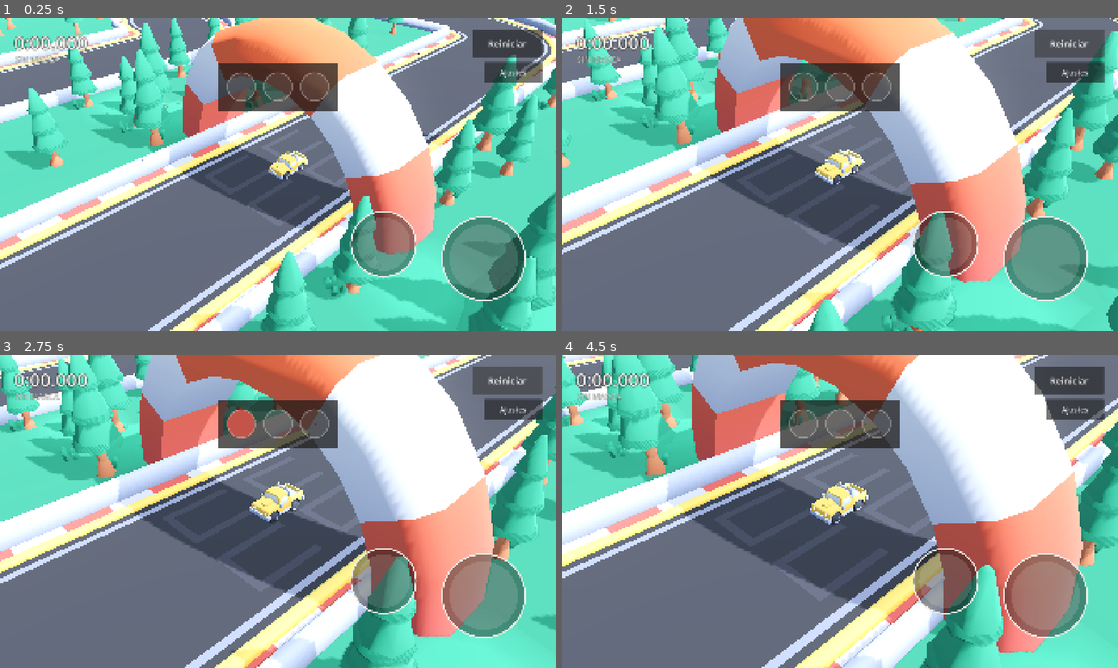
Above: before the commit, frames 1-4 (two rows, left to right).
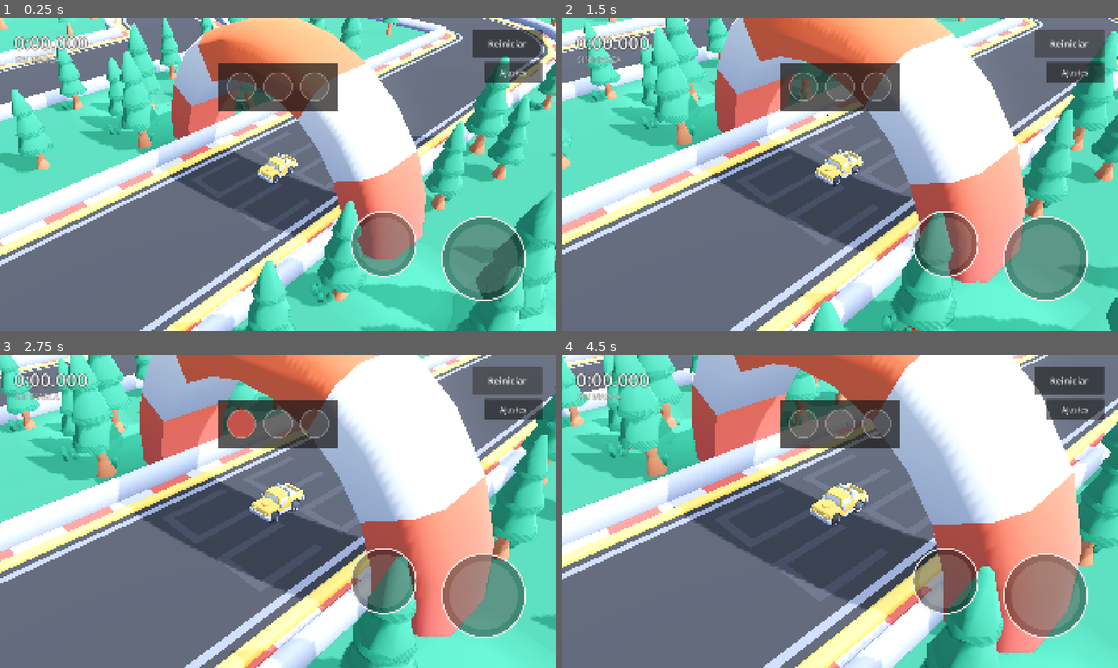
Above: after the commit, the same moments.

Repository: msalejandrojose/core
Game: Godot game, scene res://scenes/main.tscn
The game is run twice, just before and just after one commit, with the same random seed, the same clock (stepped at 60 frames per second) and the same inputs.
Inputs (mouse positions are in pixels of both pictures, inside the frame that each line leads up to):
- Up to frame 1 (0.25 s): no input
- Up to frame 2 (1.5 s): click "Reiniciar" at 0.5 s; click "Reiniciar" at 1.25 s
- Up to frame 3 (2.75 s): click "Reiniciar" at 2 s
- Up to frame 4 (4.5 s): tap Enter at 2.75 s; move the mouse to (962, 495) at 2.77 s; hold D (right) 2.78-3.5 s; tap R at 2.85, 4.35 s; click (962, 495) at 2.92 s; drag from (728, 527) to (812, 574) at 3.52 s; move the mouse to (895, 442) at 4.27 s; hold D (right) from 4.28 s (still down)

The runs differ from the first frame. In frame 1, 34% of the frame differs, in the area x 0-100%, y 0-100%; in frame 2, 2.7%; in frame 3, 0.2%; in frame 4, 2.7%.

Commit message:
fix(racing): el coche se caia por el borde del mundo en los circuitos nuevos
Las piezas de decoracion son solo malla: quien sostiene al coche fuera del
asfalto es el plano de colision de la escena, que venia fijo a 60x60 desde el
kit. Daba de sobra para el circuito original, pero el nevado llega a x=-41 y
la herradura a z=34, asi que en cuanto te salias de la pista en media parte
del escenario no habia suelo debajo. Ahora TrackBuilder lo ajusta al circuito
construido, margen de decoracion incluido.

Y al cambiar de circuito la camara viajaba suavizando desde el circuito
anterior — el coche SI aparecia en la meta (verificado, distancia 0.000), pero
durante un segundo la camara ensenaba otro sitio y parecia que la salida no
estaba donde toca. Ahora salta.

Los dos casos quedan cubiertos: que el suelo cubra todo el escenario de cada
trazado, y que la camara aterrice en la meta al cambiar de circuito.

Suite: 153 comprobaciones.

Co-Authored-By: Claude Opus 5 <noreply@anthropic.com>

Diff:
--- a/apps/game/scripts/race/race_director.gd
+++ b/apps/game/scripts/race/race_director.gd
@@ -29,10 +29,12 @@
 @export var vehicle_path: NodePath = ^"../Vehicle"
 @export var lap_timer_path: NodePath = ^"../LapTimer"
 @export var track_builder_path: NodePath = ^"../TrackBuilder"
+@export var view_path: NodePath = ^"../View"
 
 var vehicle: Vehicle
 var lap_timer: LapTimer
 var track_builder: TrackBuilder
+var view: Node3D
 
 var counting_down: bool = false
 var _countdown_elapsed: float = 0.0
@@ -43,6 +45,7 @@
 	vehicle = get_node(vehicle_path)
 	lap_timer = get_node(lap_timer_path)
 	track_builder = get_node(track_builder_path)
+	view = get_node(view_path)
 
 	lap_timer.sector_completed.connect(_on_sector_completed)
 	lap_timer.lap_completed.connect(_on_lap_completed)
@@ -127,6 +130,7 @@
 	vehicle.position = track_builder.start_position
 	vehicle.reset_to_start(track_builder.start_yaw + (PI if GameSettings.reverse else 0.0))
 	lap_timer.set_reversed(GameSettings.reverse)
+	view.snap()
 	VehicleInput.release()
 	begin_countdown()
 	restarted.emit()
--- a/apps/game/scripts/track/track_builder.gd
+++ b/apps/game/scripts/track/track_builder.gd
@@ -32,10 +32,12 @@
 @export var grid_map_path: NodePath = ^"../GridMap"
 @export var world_environment_path: NodePath = ^"../Environment"
 @export var sun_path: NodePath = ^"../Sun"
+@export var ground_shape_path: NodePath = ^"../Plane/CollisionShape3D"
 
 var grid_map: GridMap
 var world_environment: WorldEnvironment
 var sun: DirectionalLight3D
+var ground_shape: CollisionShape3D
 
 ## La librería y el entorno tal cual venían: son la base de la que se derivan
 ## los temas, así que hay que guardarlas antes de sustituir nada.
@@ -51,6 +53,7 @@
 	grid_map = get_node(grid_map_path)
 	world_environment = get_node(world_environment_path)
 	sun = get_node(sun_path)
+	ground_shape = get_node(ground_shape_path)
 
 	_base_library = grid_map.mesh_library
 	_base_environment = world_environment.environment
@@ -69,6 +72,7 @@
 		_place_track(cell, into, out, i == 0)
 
 	_place_decorations(layout)
+	_fit_ground(layout)
 
 	var checkpoints := _place_checkpoints(layout)
 
@@ -163,6 +167,36 @@
 					ROT_NONE)
 
 
+## Ajusta el suelo con colisión al circuito construido.
+##
+## Las piezas de decoración son solo malla: quien sostiene al coche fuera del
+## asfalto es este plano. Venía fijo a 60x60 desde el kit, que daba de sobra
+## para el circuito original pero no para los nuevos — el nevado llega a x=-41
+## y la herradura a z=34, así que el coche se caía por el borde del mundo en
+## cuanto se salía de la pista.
+func _fit_ground(layout: TrackCatalog.Layout) -> void:
+	var box := ground_shape.shape as BoxShape3D
+	if box == null:
+		return
+
+	var low := layout.path[0]
+	var high := layout.path[0]
+	for cell in layout.path:
+		low = Vector2i(mini(low.x, cell.x), mini(low.y, cell.y))
+		high = Vector2i(maxi(high.x, cell.x), maxi(high.y, cell.y))
+
+	low -= Vector2i(DECORATION_MARGIN, DECORATION_MARGIN)
+	high += Vector2i(DECORATION_MARGIN, DECORATION_MARGIN)
+
+	# Media celda a cada lado: los centros no llegan al borde de su propia pieza.
+	var half := (cell_center(Vector2i(1, 0)) - cell_center(Vector2i(0, 0))).x * 0.5
+	var from := cell_center(low) - Vector3(half, 0, half)
+	var to := cell_center(high) + Vector3(half, 0, half)
+
+	box.size = Vector3(to.x - from.x, 0, to.z - from.z)
+	ground_shape.global_position = Vector3((from.x + to.x) * 0.5, ground_shape.global_position.y, (from.z + to.z) * 0.5)
+
+
 # --- Checkpoints --------------------------------------------------------------
 
 ## Repartidos a partes iguales por el trazado, saltándose la meta. Con tres
--- a/apps/game/scripts/view.gd
+++ b/apps/game/scripts/view.gd
@@ -6,6 +6,15 @@
 @onready var camera = $Camera
 
 # Functions
+
+## Salta a donde esté el coche, sin suavizado. Al reiniciar o al cambiar de
+## circuito el coche aparece en la meta de golpe; una cámara que llega
+## suavizando desde el punto anterior hace parecer que la salida está en otro
+## sitio, o directamente enseña un trozo de mundo vacío.
+
+func snap():
+
+	self.position = target.get_vehicle_position()
 
 func _physics_process(delta):
 
--- a/apps/game/tests/track_catalog_test.gd
+++ b/apps/game/tests/track_catalog_test.gd
@@ -103,6 +103,19 @@
 	var facing := Vector2(sin(builder.start_yaw), cos(builder.start_yaw))
 	_check(facing.distance_to(Vector2(forward.x, forward.y)) < 0.01, true, "%s: mira hacia el primer tramo" % id)
 
+	# El suelo con colisión tiene que cubrir todo lo que se ve: las piezas de
+	# decoración son solo malla, y donde no llega el plano el coche se cae.
+	var box := builder.ground_shape.shape as BoxShape3D
+	var centre := builder.ground_shape.global_position
+	var outside := 0
+	for cell in layout.path:
+		for dx in [-TrackBuilder.DECORATION_MARGIN, 0, TrackBuilder.DECORATION_MARGIN]:
+			for dz in [-TrackBuilder.DECORATION_MARGIN, 0, TrackBuilder.DECORATION_MARGIN]:
+				var corner: Vector3 = builder.cell_center(cell + Vector2i(dx, dz))
+				if absf(corner.x - centre.x) > box.size.x * 0.5 or absf(corner.z - centre.z) > box.size.z * 0.5:
+					outside += 1
+	_check_eq(outside, 0, "%s: el suelo cubre todo el escenario" % id)
+
 
 # --- Temas y agarre -----------------------------------------------------------
 
@@ -128,6 +141,12 @@
 
 	_check_eq(_albedo_of(builder.grid_map.mesh_library), original_texture, "al volver a un circuito verde, paleta normal")
 	_check_eq(vehicle.grip, 1.0, "y agarre normal")
+
+	# Al cambiar de circuito la cámara tiene que estar ya sobre la meta, no
+	# viajando hacia ella desde el circuito anterior.
+	var view: Node3D = main.get_node("View")
+	_check(view.global_position.distance_to(builder.start_position) < 0.5, true,
+		"la cámara aterriza en la meta al cambiar de circuito")
 
 	director.set_process(false)
 
